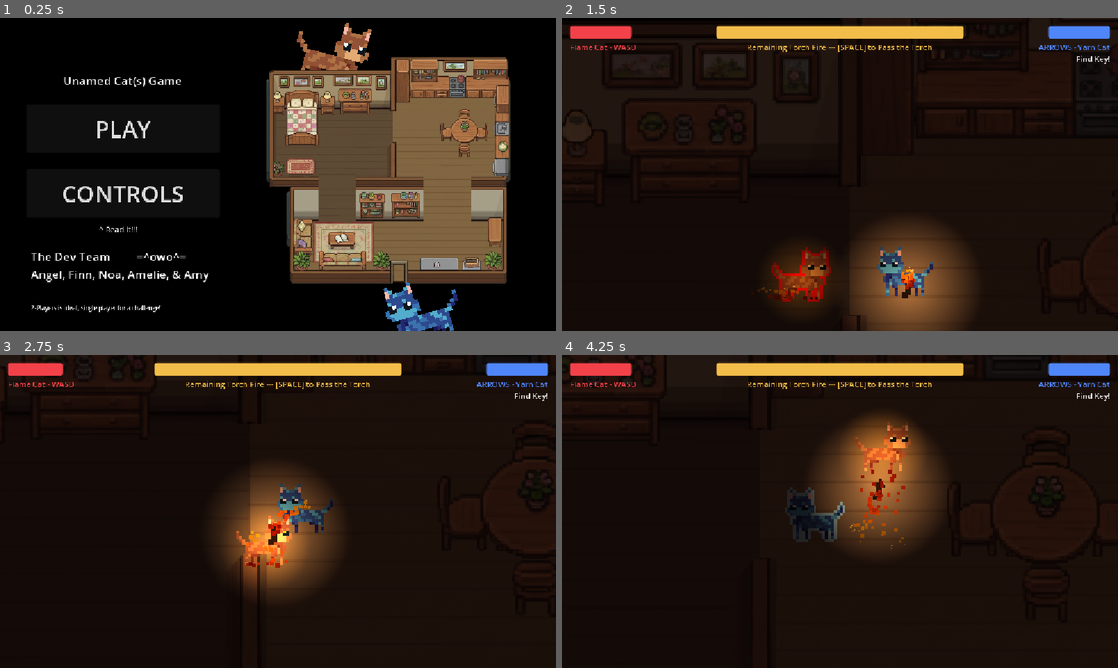
Above: before the commit, frames 1-4 (two rows, left to right).
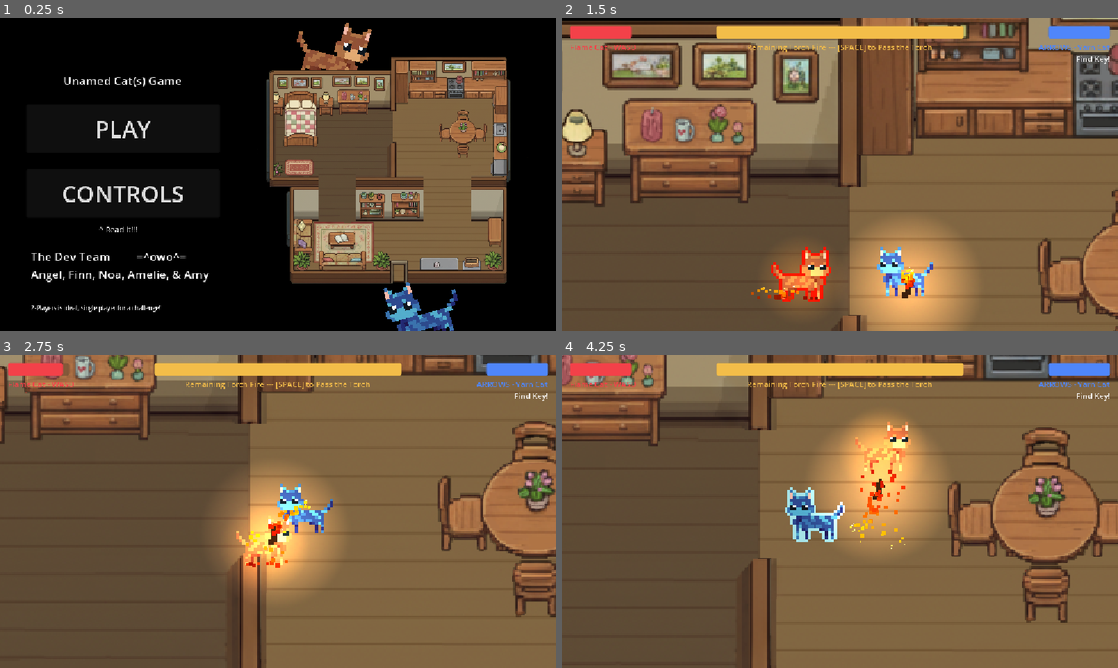
Above: after the commit, the same moments.

Repository: anqilique/GDGJam2-2025
Game: Godot game, scene res://Scenes/start_menu.tscn
The game is run twice, just before and just after one commit, with the same random seed, the same clock (stepped at 60 frames per second) and the same inputs. The engine's default icon, where the game draws it, is replaced by a stand-in: a white triangle on a blue panel in a dark square.
Inputs (mouse positions are in pixels of both pictures, inside the frame that each line leads up to):
- Up to frame 1 (0.25 s): no input
- Up to frame 2 (1.5 s): click "PLAY" at 0.5 s; move the mouse to (962, 158) at 1.27 s; hold D (fire_cat_move_right) from 1.28 s (still down); click (962, 158) at 1.35 s
- Up to frame 3 (2.75 s): move the mouse to (166, 527) at 2.02 s; release D (fire_cat_move_right) at 2.03 s; hold S (fire_cat_move_down) from 2.03 s (still down); tap Space (yarn_cat_pass_torch) at 2.1 s
- Up to frame 4 (4.25 s): move the mouse to (895, 442) at 2.77 s; release S (fire_cat_move_down) at 2.78 s; hold D (fire_cat_move_right) 2.78-3.53 s; tap Shift (yarn_cat_search) at 2.85 s; move the mouse to (812, 574) at 3.52 s; hold W (fire_cat_move_up) from 3.53 s (still down); click (812, 574) at 3.6 s

The runs differ from the first frame. In frame 1, 4.1% of the frame differs, in the area x 49-92%, y 13-72%; in frame 2, 97%; in frame 3, 97%, in the area x 0-100%, y 0-100%; in frame 4, 97%.

Commit message:
Fix Art Quality

Diff:
--- a/Scenes/map.tscn
+++ b/Scenes/map.tscn
@@ -2,7 +2,7 @@
 
 [ext_resource type="PackedScene" uid="uid://bdtv1ln0t1j8i" path="res://Scenes/door.tscn" id="1_ci6au"]
 [ext_resource type="Texture2D" uid="uid://ci24sbmfj03u7" path="res://Assets/Art/house.png" id="2_26yhd"]
-[ext_resource type="Texture2D" uid="uid://b8t616ns614os" path="res://Assets/Art/furniture.png" id="3_p3ir5"]
+[ext_resource type="Texture2D" uid="uid://cetenffxscnde" path="res://Assets/Art/furniture.webp" id="3_myvm1"]
 [ext_resource type="Script" uid="uid://ckelbmrq10wd0" path="res://Scripts/SearchSpots.gd" id="4_myvm1"]
 
 [sub_resource type="RectangleShape2D" id="RectangleShape2D_p3ir5"]
@@ -183,35 +183,35 @@
 [node name="TopFurniture" type="Sprite2D" parent="SpriteContainer"]
 z_index = -1
 position = Vector2(28, -143)
-texture = ExtResource("3_p3ir5")
+texture = ExtResource("3_myvm1")
 region_enabled = true
 region_rect = Rect2(0, 52.39003, 819, 382.36017)
 
 [node name="BtmRFurniture" type="Sprite2D" parent="SpriteContainer"]
 z_index = -1
 position = Vector2(207, 164)
-texture = ExtResource("3_p3ir5")
+texture = ExtResource("3_myvm1")
 region_enabled = true
 region_rect = Rect2(460, 429, 285, 275)
 
 [node name="BtmMFurniture" type="Sprite2D" parent="SpriteContainer"]
 z_index = -1
 position = Vector2(-39.5, 99)
-texture = ExtResource("3_p3ir5")
+texture = ExtResource("3_myvm1")
 region_enabled = true
 region_rect = Rect2(104, 438, 83, 96)
 
 [node name="BtmMFurniture2" type="Sprite2D" parent="SpriteContainer"]
 z_index = -1
 position = Vector2(50.5, 97)
-texture = ExtResource("3_p3ir5")
+texture = ExtResource("3_myvm1")
 region_enabled = true
 region_rect = Rect2(297, 439, 97, 91)
 
 [node name="BtmLFurniture1" type="Sprite2D" parent="SpriteContainer"]
 z_index = -1
 position = Vector2(-130, 217)
-texture = ExtResource("3_p3ir5")
+texture = ExtResource("3_myvm1")
 region_enabled = true
 region_rect = Rect2(93, 538, 308, 163)
 
@@ -232,6 +232,7 @@
 region_rect = Rect2(35, 102, 35, 346)
 
 [node name="DarknessNode" type="DirectionalLight2D" parent="."]
+visible = false
 color = Color(0.07058824, 0, 0, 0.84705883)
 blend_mode = 2
 range_z_max = 3
--- a/Scenes/start_menu.tscn
+++ b/Scenes/start_menu.tscn
@@ -3,8 +3,8 @@
 [ext_resource type="Script" uid="uid://gdl6ng1wjx3u" path="res://Scripts/UI/StartMenu.gd" id="1_jgtwh"]
 [ext_resource type="Theme" uid="uid://dljqrqoj41xf7" path="res://Assets/Resources/theme.tres" id="1_juhg0"]
 [ext_resource type="Texture2D" uid="uid://ci24sbmfj03u7" path="res://Assets/Art/house.png" id="4_8u0lp"]
+[ext_resource type="Texture2D" uid="uid://cetenffxscnde" path="res://Assets/Art/furniture.webp" id="4_i2i62"]
 [ext_resource type="Texture2D" uid="uid://o01u6vh45tfx" path="res://Assets/Art/ycat.png" id="5_626he"]
-[ext_resource type="Texture2D" uid="uid://b8t616ns614os" path="res://Assets/Art/furniture.png" id="5_i2i62"]
 [ext_resource type="Texture2D" uid="uid://cr0ppyxnjvg6j" path="res://Assets/Art/fcat.png" id="6_8u0lp"]
 [ext_resource type="AudioStream" uid="uid://coqb85xbhhgyn" path="res://Assets/Audio/cats.mp3" id="7_i2i62"]
 
@@ -126,9 +126,9 @@
 
 [node name="TopFurniture" type="Sprite2D" parent="HouseSprites"]
 z_index = -1
-position = Vector2(827.99994, 210)
-scale = Vector2(0.73494965, 0.73494965)
-texture = ExtResource("5_i2i62")
+position = Vector2(824.99994, 211.99995)
+scale = Vector2(0.73494965, 0.73494965)
+texture = ExtResource("4_i2i62")
 region_enabled = true
 region_rect = Rect2(0, 52.39003, 819, 382.36017)
 
@@ -136,7 +136,7 @@
 z_index = -1
 position = Vector2(957, 438.00003)
 scale = Vector2(0.73494965, 0.73494965)
-texture = ExtResource("5_i2i62")
+texture = ExtResource("4_i2i62")
 region_enabled = true
 region_rect = Rect2(460, 429, 285, 275)
 
@@ -144,7 +144,7 @@
 z_index = -1
 position = Vector2(770, 391.00003)
 scale = Vector2(0.73494977, 0.73494977)
-texture = ExtResource("5_i2i62")
+texture = ExtResource("4_i2i62")
 region_enabled = true
 region_rect = Rect2(104, 438, 83, 96)
 
@@ -152,7 +152,7 @@
 z_index = -1
 position = Vector2(843.99994, 388.00003)
 scale = Vector2(0.73494965, 0.73494965)
-texture = ExtResource("5_i2i62")
+texture = ExtResource("4_i2i62")
 region_enabled = true
 region_rect = Rect2(297, 439, 97, 91)
 
@@ -160,7 +160,7 @@
 z_index = -1
 position = Vector2(707, 477)
 scale = Vector2(0.73494965, 0.73494965)
-texture = ExtResource("5_i2i62")
+texture = ExtResource("4_i2i62")
 region_enabled = true
 region_rect = Rect2(93, 538, 308, 163)
 
Binary file added: Assets/Art/furniture.webp
Not shown, added: Assets/Art/furniture.webp.import
